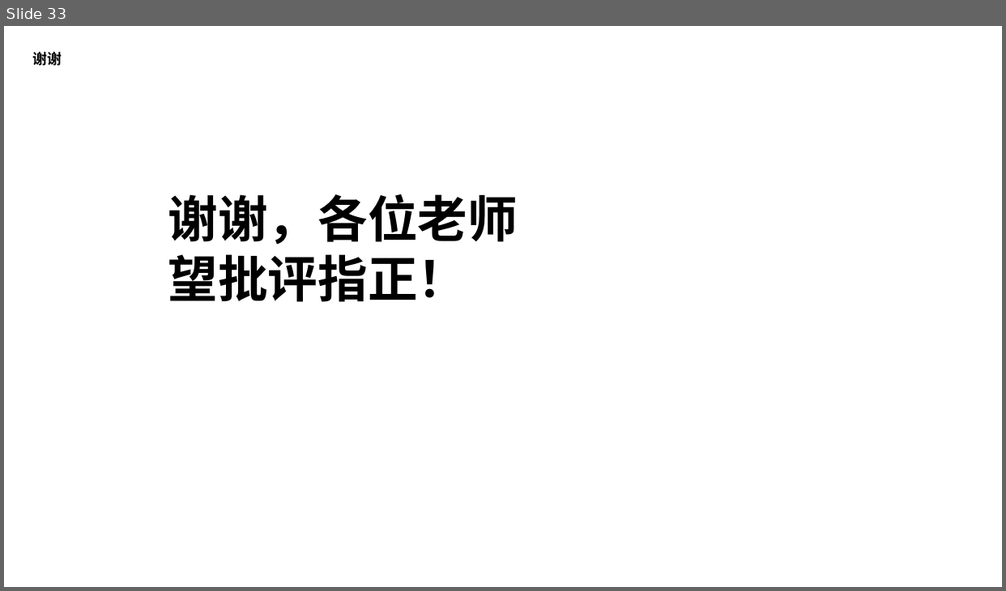
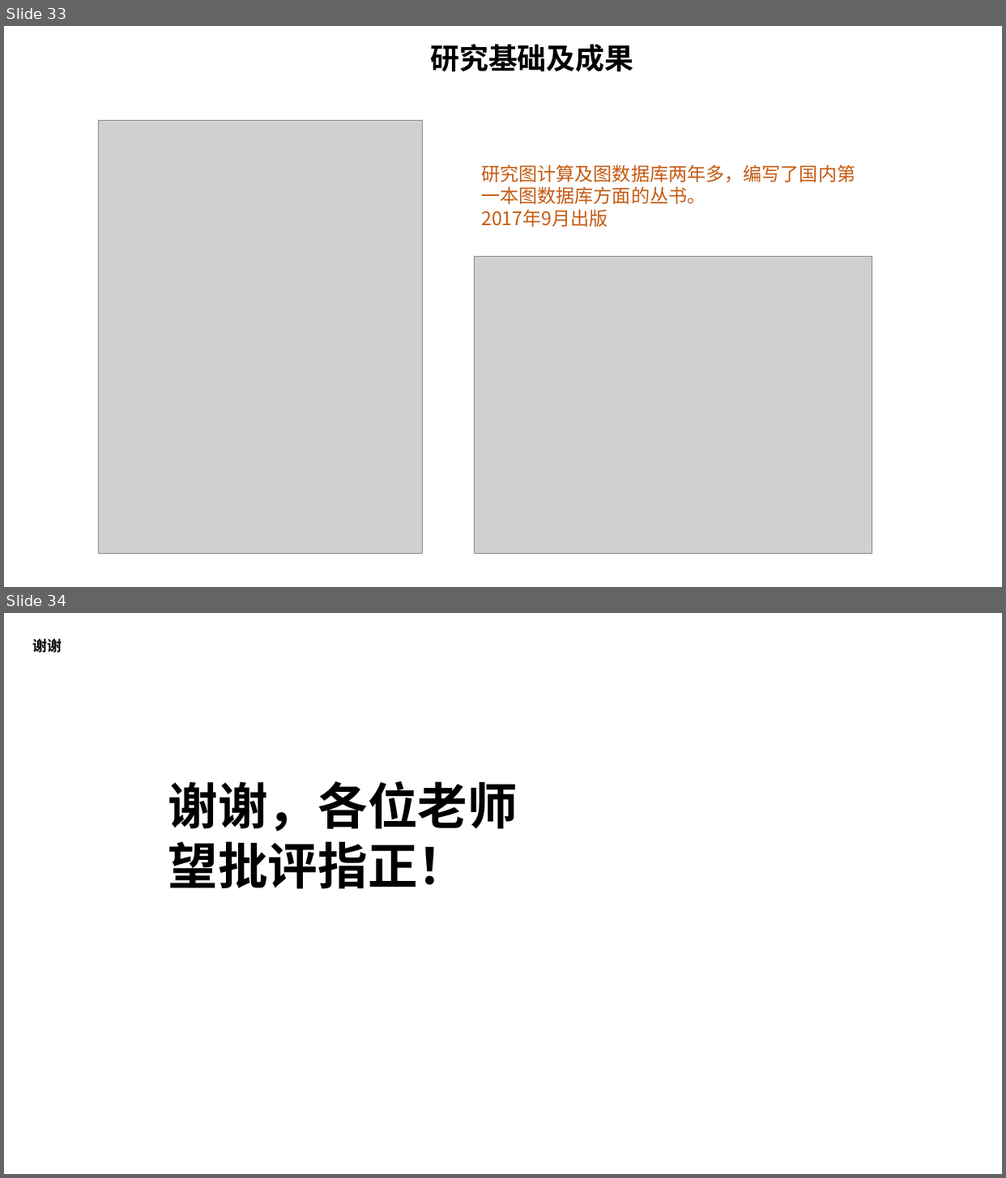
Before and after one commit to zhaobingcn/mypaper, a slide deck: 赵炳-答辩报告 [自动保存].pptx. Shown one above the other, each under a label of ours: slide 33 before the commit, slides 33 and 34 after it. The pictures are 1006x591 and 1006x1178 pixels, drawn with LibreOffice and Linux fonts; fonts in the diff are those of the drawing; grey boxes stand for pictures; background and template pictures are left out. Boxes give left, top, right and bottom in pixels: in the first picture for what was removed or moved away, otherwise in the second. Text is boxed around its words. In the diff, an @@ line names an element or a change of style, - is before the commit and + after.

```diff
--- a/赵炳-答辩报告 [自动保存].pptx
+++ b/赵炳-答辩报告 [自动保存].pptx
@@ slide 33 added at (4,26,1002,587), background #FFFFFF @@
@@ text added at (430,44,633,72), 28 pt, text #000000, bold @@
+研究基础及成果
@@ picture added at (98,121,423,555) @@
@@ text added at (481,165,855,227), 18 pt, text #C55A11 @@
+研究图计算及图数据库两年多，编写了国内第一本图数据库方面的丛书。
+2017年9月出版
@@ picture added at (474,257,872,554) @@
@@ what was slide 33 is now slide 34 @@
```
Also in this commit, not shown: 7 slides changed, 2 other files.
